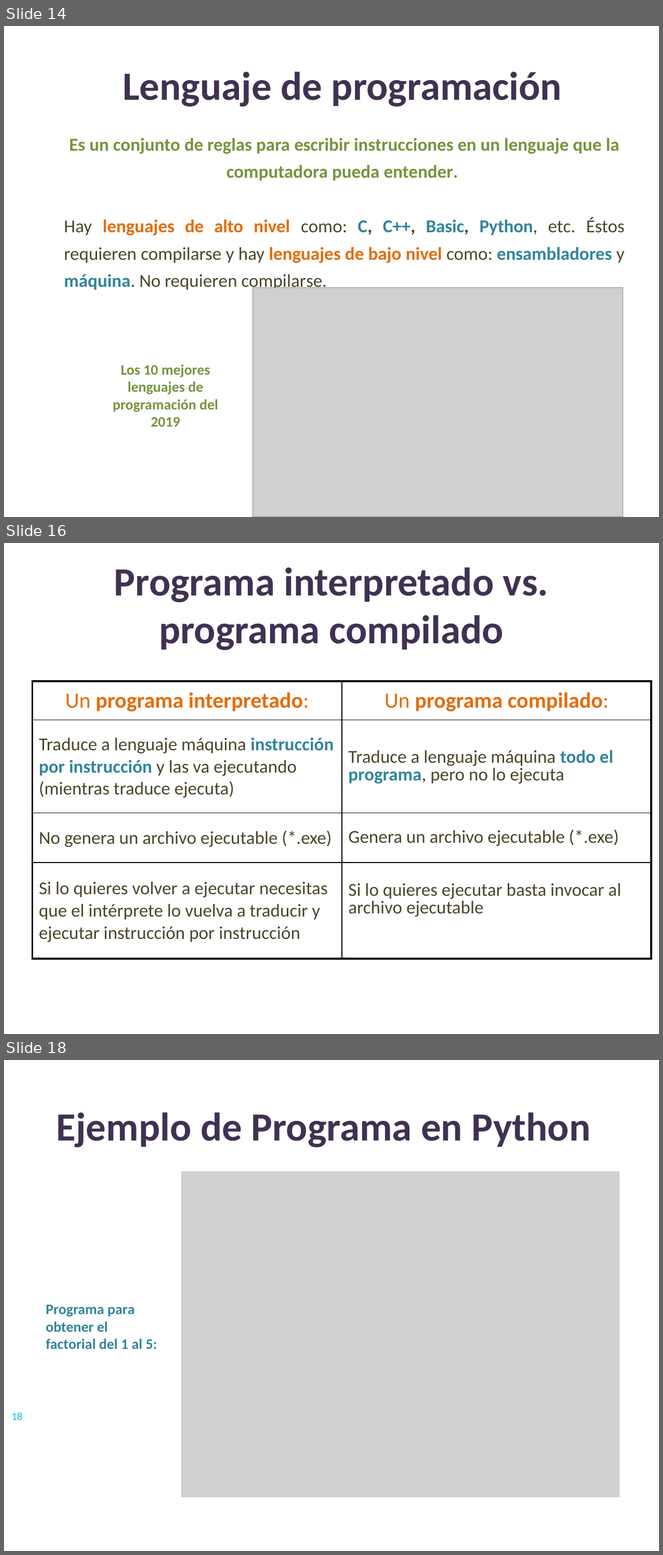
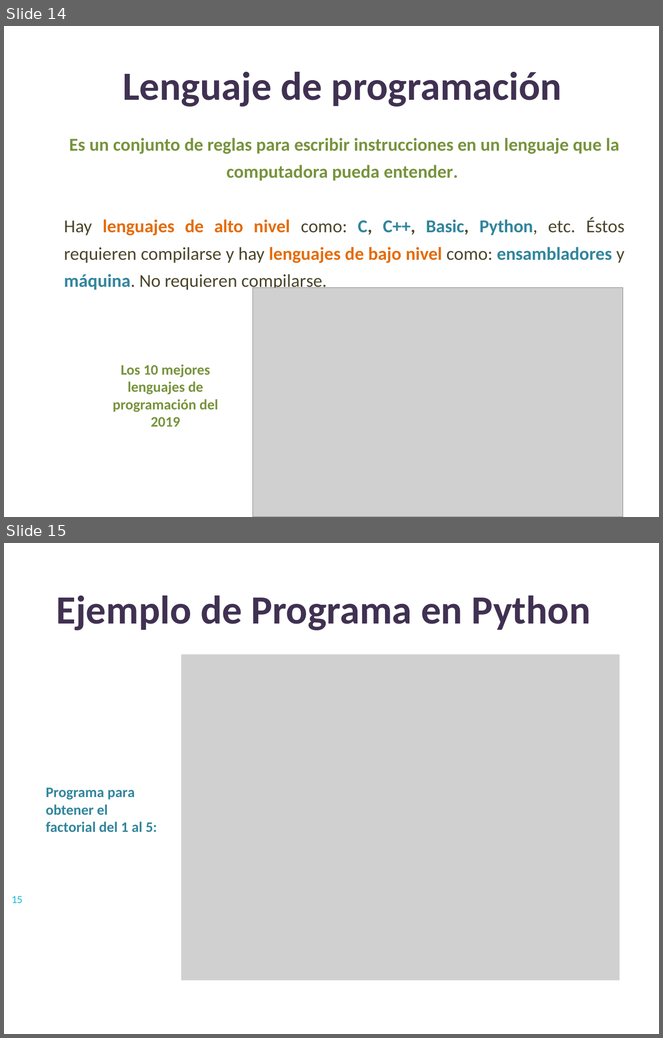
Before and after one commit to lizetheP/PensamientoC, a slide deck: calendario/documentos/1_Introduccion.pptx. Shown one above the other, each under a label of ours: slides 14, 16 and 18 before the commit, slides 14 and 15 after it; the slides between them are not shown. The pictures are 663x1555 and 663x1038 pixels, drawn with LibreOffice and Linux fonts; fonts in the diff are those of the drawing; grey boxes stand for pictures. Boxes give left, top, right and bottom in pixels: in the first picture for what was removed or moved away, otherwise in the second. Text is boxed around its words. In the diff, an @@ line names an element or a change of style, - is before the commit and + after.

```diff
--- a/calendario/documentos/1_Introduccion.pptx
+++ b/calendario/documentos/1_Introduccion.pptx
@@ slide 16 removed at box(4, 543, 659, 1034), background #FFFFFF @@
@@ title removed at box(114, 567, 548, 650) @@
-Programa interpretado vs. programa compilado
@@ table removed at box(32, 681, 651, 959), 4 rows, 2 columns @@
-Un programa interpretado: | Un programa compilado:
-Traduce a lenguaje máquina instrucción por instrucción y las va ejecutando (mientras traduce ejecuta) | Traduce a lenguaje máquina todo el programa, pero no lo ejecuta
-No genera un archivo ejecutable (*.exe) | Genera un archivo ejecutable (*.exe)
-Si lo quieres volver a ejecutar necesitas que el intérprete lo vuelva a traducir y ejecutar instrucción por instrucción | Si lo quieres ejecutar basta invocar al archivo ejecutable
@@ what was slide 18 is now slide 15 @@
@@ page number at box(12, 896, 23, 903): text changed @@
-18
+15
```
Also in this commit, not shown: 2 slides changed, 2 other slides removed, 12 other files.
